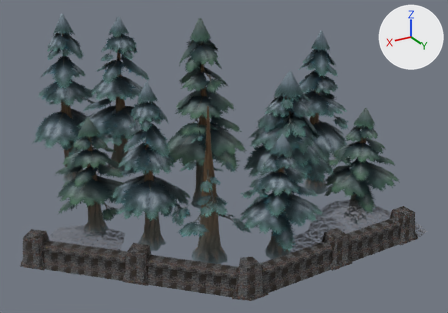
A saved change to the glTF model 3d/passe-alterac/models/storm_doodad_wcav_jungleouter_ag_00.glb.
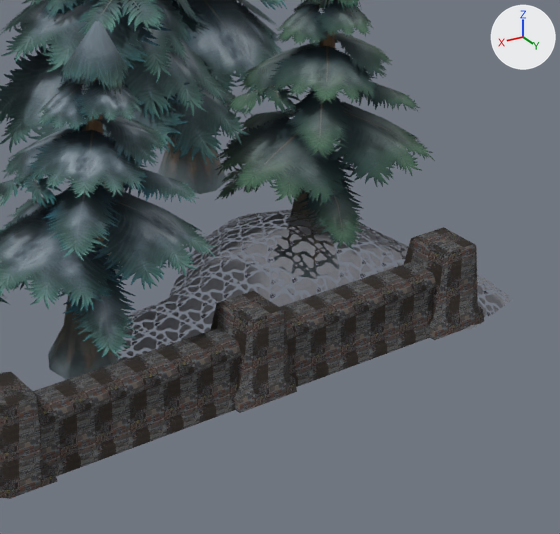
The first picture shows the older version from a 50 mm camera at (17.72, 9.7, 11.24) aimed at (7.34, -7.6, 2.59). The close-ups show the older and then the newer version on the part from 55% to 99% of the width and 40% to 100% of the height of that picture. Only the edits that show in the close-ups are written down. Every picture has the same lights, and +X, +Y and +Z are marked at upper right. Vertices at exactly the same position are counted once.
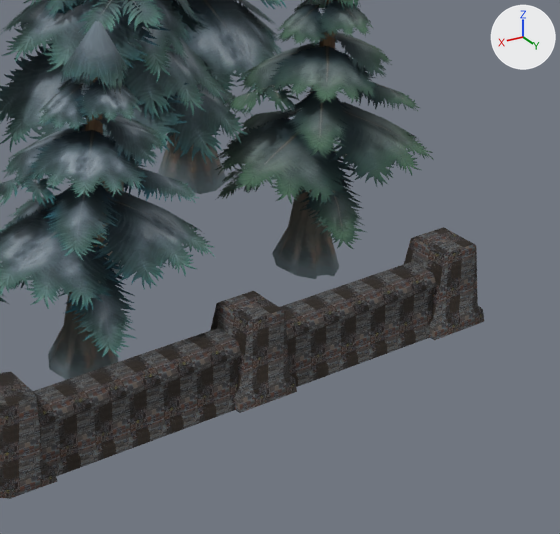
Scene script edits in JSON lines:
```json
{"op": "remove", "block": "mat_material_0", "code": "n2 = _N.new('ShaderNodeMath'); n2.name = 'Math'"}
{"op": "remove", "block": "mat_material_0", "code": "n2.operation = 'SUBTRACT'"}
{"op": "remove", "block": "mat_material_0", "code": "n2.inputs[0].default_value = 1.0  # 'Value'"}
{"op": "remove", "block": "mat_material_0", "code": "n3 = _N.new('ShaderNodeMath'); n3.name = 'Math.001'"}
{"op": "remove", "block": "mat_material_0", "code": "n3.operation = 'LESS_THAN'"}
{"op": "remove", "block": "mat_material_0", "code": "n3.inputs[1].default_value = 0.4  # 'Value'"}
{"block": "mat_material_0", "where": "n4 = _N.new('ShaderNodeTexImage'); n4.name = 'Image Texture'"}
{"op": "set", "path": "n4.image", "old": "img_storm_doodad_owvol_snowpile_diff_png", "new": "img_storm_doodad_wcav_structurekit_diff_png"}
{"block": "mat_material_0", "where": "n0 = _N.new('ShaderNodeBsdfPrincipled'); n0.name = 'Principled BSDF'"}
{"op": "remove", "block": "mat_material_0", "code": "_L.new(n2.outputs[0], n0.inputs[4])  # 'Value' to 'Alpha'"}
{"op": "remove", "block": "mat_material_0", "code": "_L.new(n3.outputs[0], n2.inputs[1])  # 'Value' to 'Value'"}
{"op": "remove", "block": "mat_material_0", "code": "_L.new(n4.outputs[1], n3.inputs[0])  # 'Alpha' to 'Value'"}
{"block": "mat_material_1", "where": "n3 = _N.new('ShaderNodeMath'); n3.name = 'Math.001'"}
{"op": "set", "path": "n3.inputs[1].default_value", "old": "0.4", "new": "0.706", "note": "'Value'"}
{"block": "mat_material_1", "where": "n4 = _N.new('ShaderNodeTexImage'); n4.name = 'Image Texture'"}
{"op": "set", "path": "n4.image", "old": "img_storm_doodad_wcav_structurekit_diff_png", "new": "img_storm_doodad_wcav_tree_diff_png"}
{"block": "mat_material_2", "where": "n3 = _N.new('ShaderNodeMath'); n3.name = 'Math.001'"}
{"op": "set", "path": "n3.inputs[1].default_value", "old": "0.4", "new": "0.706", "note": "'Value'"}
{"block": "mat_material_2", "where": "n4 = _N.new('ShaderNodeTexImage'); n4.name = 'Image Texture'"}
{"op": "set", "path": "n4.image", "old": "img_storm_doodad_wcav_tree_diff_png", "new": "img_storm_doodad_wcav_tree_snow_diff_png"}
{"block": "me_mesh_0", "where": "# used by ob_mesh_0; location = (0.0, 0.0, 0.0)"}
{"op": "remove", "block": "me_mesh_0", "code": "me_mesh_0.from_pydata(...)  # 3306 vertices, 4115 faces; spans x 1.12..14.57, y -14.0..-2.96, z 0.0..7.51"}
{"op": "add", "block": "me_mesh_0", "code": "me_mesh_0.from_pydata(...)  # 3223 vertices, 3988 faces; spans x 1.12..14.57, y -14.0..-3.0, z 0.0..7.51"}
{"block": "me_mesh_0", "change": "me_mesh_0 part 1: the loose piece of 52 vertices spanning x 1.35..6.93, y -6.69..-2.96, z 0.0..0.92 is deleted"}
{"block": "me_mesh_0", "change": "me_mesh_0 part 2: 1057 faces spanning x 1.39..13.32, y -10.84..-3.66, z 0.0..7.51 switch from mat_material_2 to mat_material_1"}
{"block": "me_mesh_0", "change": "me_mesh_0 part 3: 2407 faces spanning x 1.12..13.0, y -14.0..-3.13, z 0.0..7.22 switch from mat_material_3 to mat_material_2"}
{"block": "me_mesh_0", "change": "other edits to the shape of me_mesh_0 do not show in these pictures"}
```

Changed parts and their boxes (x1, y1, x2, y2) in the close-ups (560 x 534 px):
```json
{"object": "Mesh_0", "change": "surface changed, reshaped", "before": [0, 0, 510, 499], "after": [0, 0, 484, 499]}
{"part": 1, "of": "me_mesh_0", "change": "deleted", "before": [116, 209, 510, 362]}
{"part": 2, "of": "me_mesh_0", "change": "edited", "before": [213, 0, 434, 279], "after": [213, 0, 434, 279], "on screen": "looks the same"}
{"part": 3, "of": "me_mesh_0", "change": "edited", "before": [0, 0, 286, 380], "after": [0, 0, 286, 380], "on screen": "looks the same"}
```
